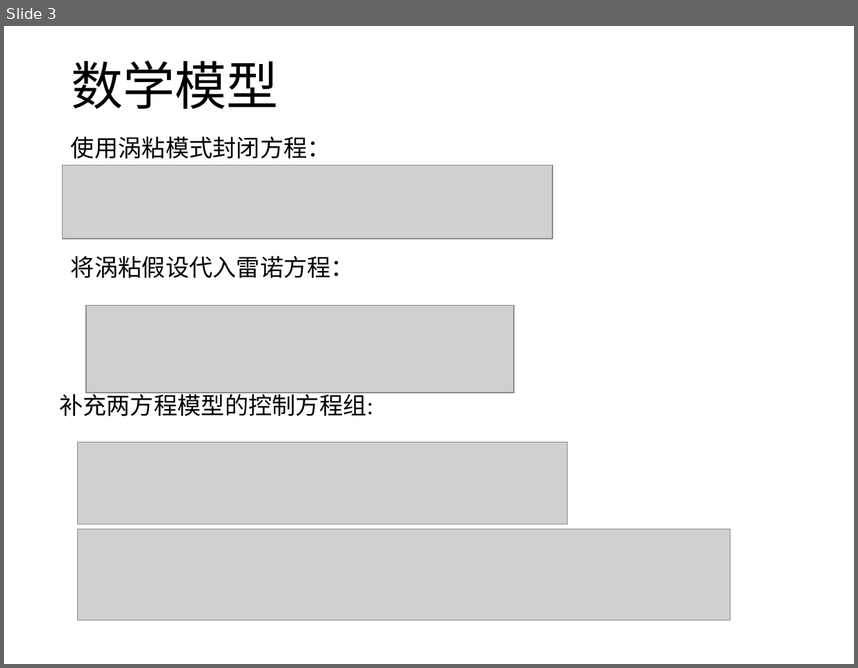
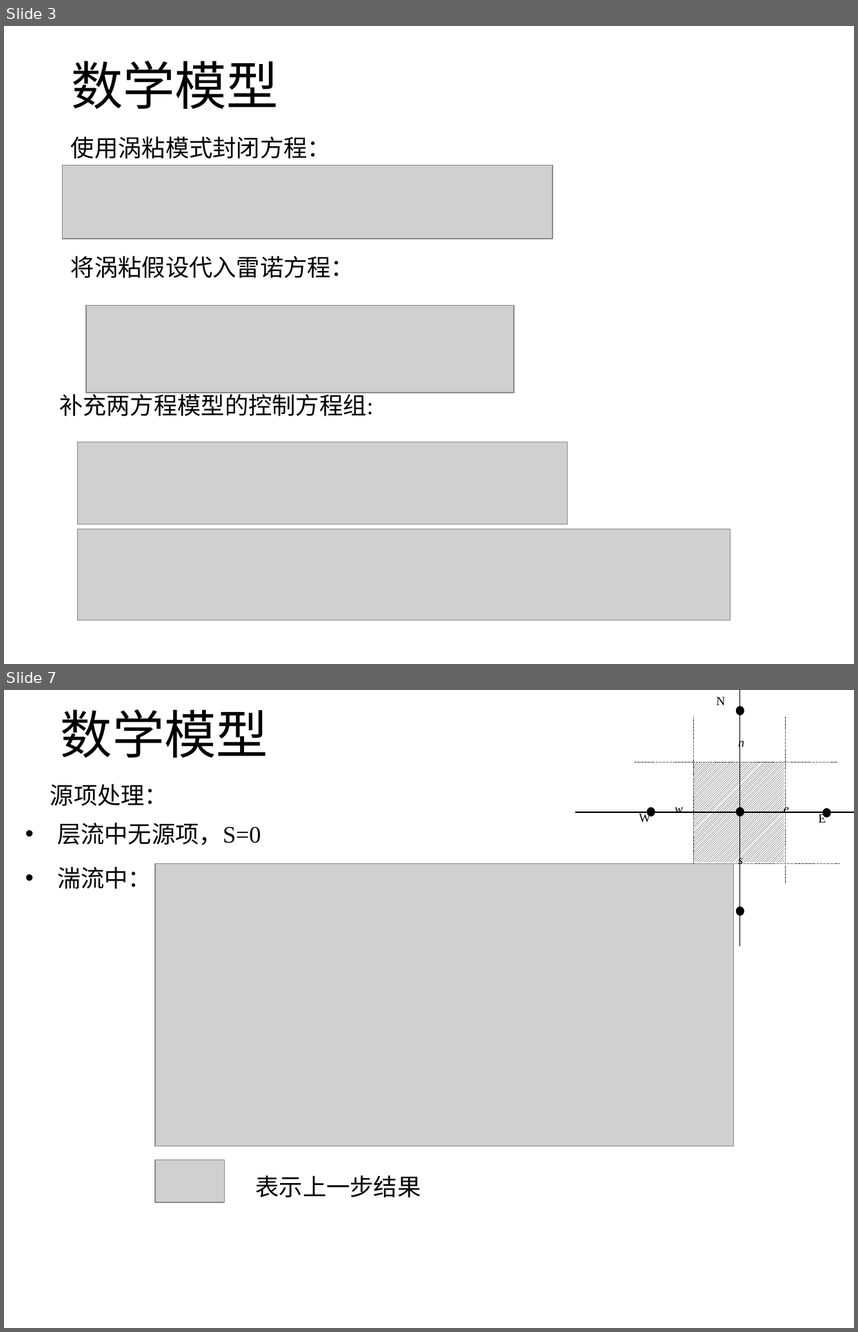
Before and after one commit to hohiroki/homework, a slide deck: NO1/NO1.pptx. Shown one above the other, each under a label of ours: slide 3 before the commit, slides 3 and 7 after it; the slides between them are not shown. The pictures are 858x668 and 858x1332 pixels, drawn with LibreOffice and Linux fonts; fonts in the diff are those of the drawing; grey boxes stand for pictures. Boxes give left, top, right and bottom in pixels: in the first picture for what was removed or moved away, otherwise in the second. Text is boxed around its words. In the diff, an @@ line names an element or a change of style, - is before the commit and + after.

```diff
--- a/NO1/NO1.pptx
+++ b/NO1/NO1.pptx
@@ slide 7 added at (4,690,854,1328), background #FFFFFF @@
@@ title added at (61,709,268,758), 44 pt, text #000000 @@
+数学模型
@@ group added at (575,690,854,946): 7 texts, 5 ellipses, 4 lines, 2 arrows, 1 rectangle @@
+s
+w
+E
+W
+N
+e
+n
@@ text added at (50,784,168,806), 20 pt, text #000000 @@
+源项处理：
@@ text added at (57,822,261,845), 20 pt, text #000000 @@
+• 层流中无源项，S=0
@@ text added at (57,867,152,889), 20 pt, text #000000 @@
+• 湍流中：
@@ picture added at (155,863,734,1145) @@
@@ picture added at (155,1159,224,1202) @@
@@ text added at (256,1175,421,1197), 20 pt, text #000000 @@
+表示上一步结果
```
Also in this commit, not shown: 8 slides changed, 2 other slides added, 3 other files.
